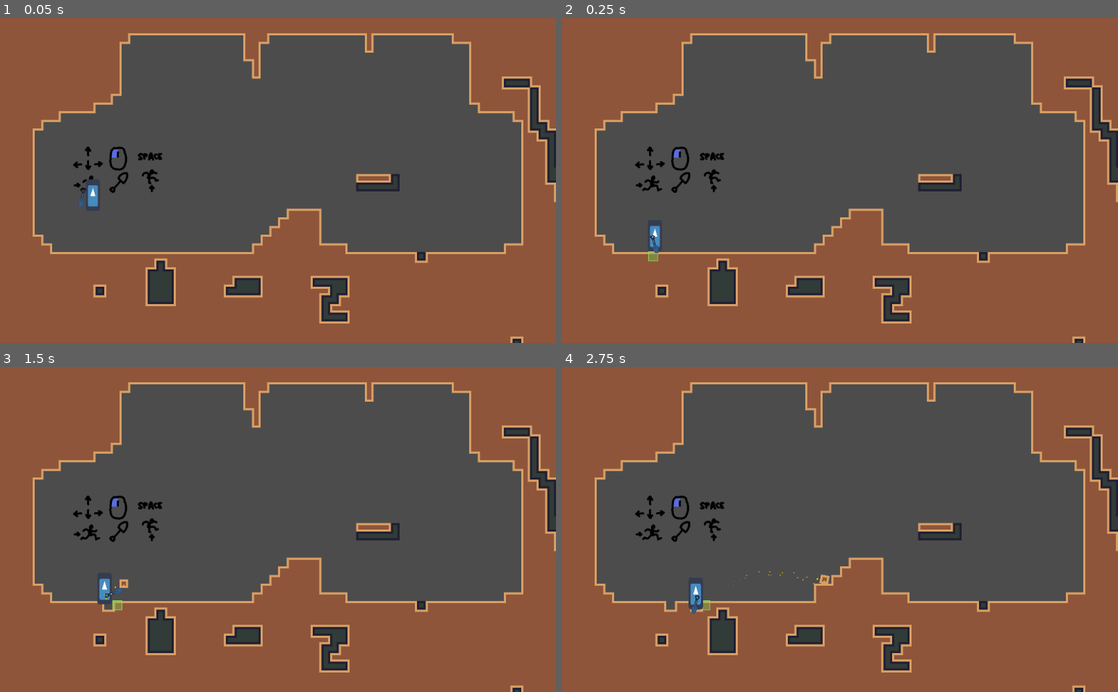
Above: before the commit, frames 1-4 (two rows, left to right).
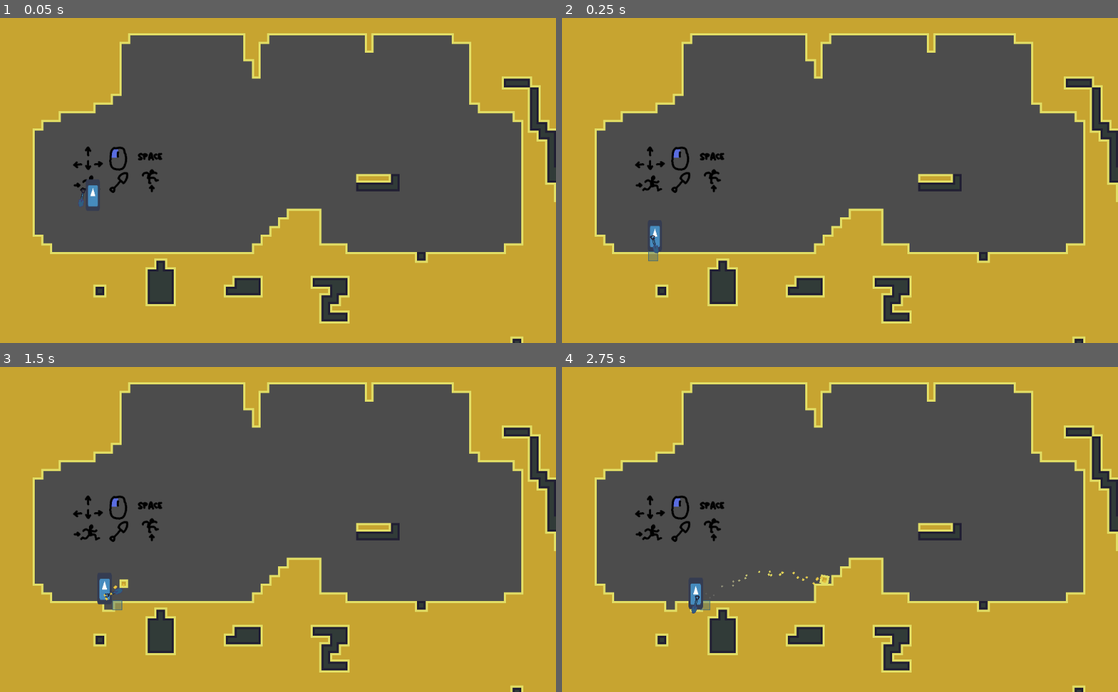
Above: after the commit, the same moments.

Repository: Eptwalabha/ld48
Game: Godot game, scene res://scenes/levels/LevelBase.tscn
Same seed, same stepped clock (60 frames per second), same inputs: the game is played once before the commit and once after it. The engine's default icon, where the game draws it, is replaced by a stand-in: a white triangle on a blue panel in a dark square.
Inputs (mouse positions are in pixels of both pictures, inside the frame that each line leads up to):
- Up to frame 1 (0.05 s): no input
- Up to frame 2 (0.25 s): no input
- Up to frame 3 (1.5 s): tap Enter at 0.5 s; move the mouse to (400, 513) at 0.52 s; hold E (action) 0.53-1.28 s; hold Right (move_right) from 0.53 s (still down); tap Space (move_jump) at 0.77 s; move the mouse to (166, 545) at 1.27 s; tap E (action) at 1.35 s
- Up to frame 4 (2.75 s): tap Space (move_jump) at 1.52 s; move the mouse to (895, 458) at 2.02 s; release Right (move_right) at 2.03 s; hold Left (move_left) from 2.03 s (still down); hold E (action) from 2.03 s (still down)

The runs differ from the first frame. In frame 1, 48% of the frame differs, in the area x 0-100%, y 0-100%; in frame 2, 48%; in frame 3, 48%; in frame 4, 48%.

Commit message:
push blocks too far bellow ground

Diff:
--- a/scenes/block/BlockSelector.gd
+++ b/scenes/block/BlockSelector.gd
@@ -18,5 +18,6 @@
 		TYPE.INVALID:
 			$Sprite.frame = 2
 		_:
+			print(new_type)
 			type = TYPE.NONE
-			$Sprite.frame = 3
+			$Sprite.frame = 0
--- a/scenes/block/SandParticle.tscn
+++ b/scenes/block/SandParticle.tscn
@@ -1,11 +1,11 @@
 [gd_scene load_steps=3 format=2]
 
 [sub_resource type="Curve" id=1]
-_data = [ Vector2( 0, 1 ), 0.0, 0.199111, 0, 0, Vector2( 1, 0.0863637 ), -2.4987, 0.0, 0, 0 ]
+_data = [ Vector2( 0, 1 ), 0.0, 0.0407523, 0, 0, Vector2( 1, 0.531818 ), -1.2093, 0.0, 0, 0 ]
 
 [sub_resource type="Gradient" id=2]
 offsets = PoolRealArray( 0, 0.611814, 1 )
-colors = PoolColorArray( 0.837198, 0.850098, 0.0730553, 1, 0.752441, 0.61821, 0.0617237, 1, 1, 1, 1, 0 )
+colors = PoolColorArray( 0.901961, 0.74902, 0.25098, 1, 0.890196, 0.87451, 0.4, 1, 1, 1, 1, 0 )
 
 [node name="SandParticle" type="CPUParticles2D"]
 amount = 25
@@ -15,6 +15,9 @@
 emission_shape = 1
 emission_sphere_radius = 6.0
 gravity = Vector2( 0, 200 )
-scale_amount = 2.0
+angular_velocity_random = 1.0
+angle = 73.6
+angle_random = 1.0
+scale_amount = 4.0
 scale_amount_curve = SubResource( 1 )
 color_ramp = SubResource( 2 )
--- a/scenes/levels/LevelBase.gd
+++ b/scenes/levels/LevelBase.gd
@@ -35,18 +35,18 @@
 	var block_position = block.global_position
 	var cell_index = $TileMap.world_to_map(block_position)
 	var is_cell_bellow_empty = $TileMap.get_cell(cell_index.x, cell_index.y + 1) == -1
-	var is_cell_above_empty = $TileMap.get_cell(cell_index.x, cell_index.y - 1) == -1
-	if $TileMap.get_cellv(cell_index) == -1:
-		if is_cell_bellow_empty:
-			set_tile(cell_index.x, cell_index.y + 1, block.type)
+	if is_cell_bellow_empty:
+		set_tile(cell_index.x, cell_index.y + 1, block.type)
+	else:
+		if $TileMap.get_cellv(cell_index) == -1:
+			set_tile(cell_index.x, cell_index.y, block.type)
 		else:
-			set_tile(cell_index.x, cell_index.y, block.type)
-	else:
-		if is_cell_bellow_empty:
-			cell_index.y += 1
-			set_tile(cell_index.x, cell_index.y + 1, block.type)
-		elif is_cell_above_empty:
-			set_tile(cell_index.x, cell_index.y - 1, block.type)
+			var limit = 5
+			var i = 1
+			while $TileMap.get_cell(cell_index.x, cell_index.y - i) != -1 and i < limit:
+				i += 1
+			if i < limit:
+				set_tile(cell_index.x, cell_index.y - i, block.type)
 	block.queue_free()
 
 func set_tile(x: int, y: int, type: int) -> void:
Binary file changed: assets/images/block-selector.png
Binary file changed: assets/images/tile-16x16.png
